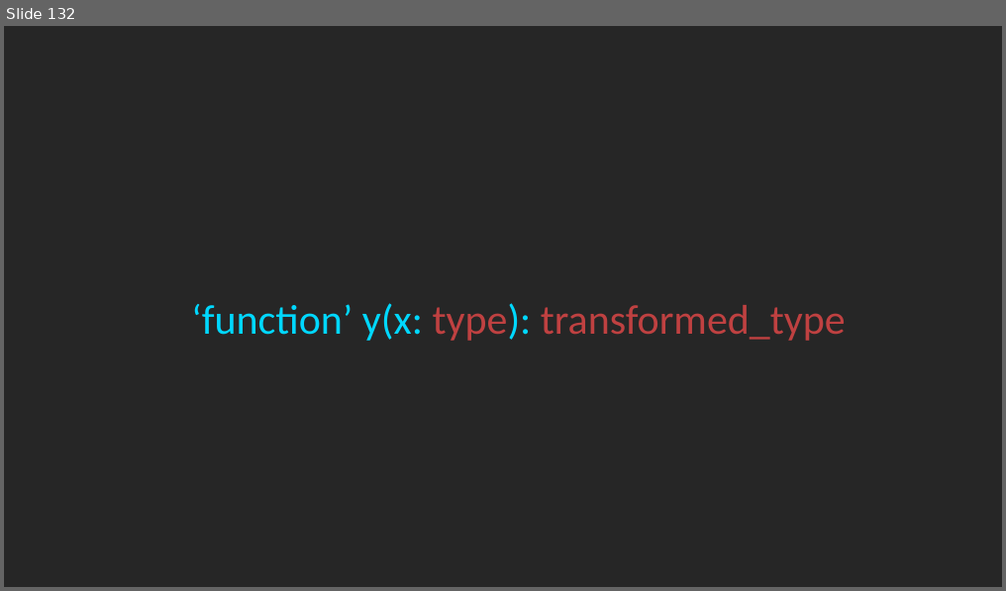
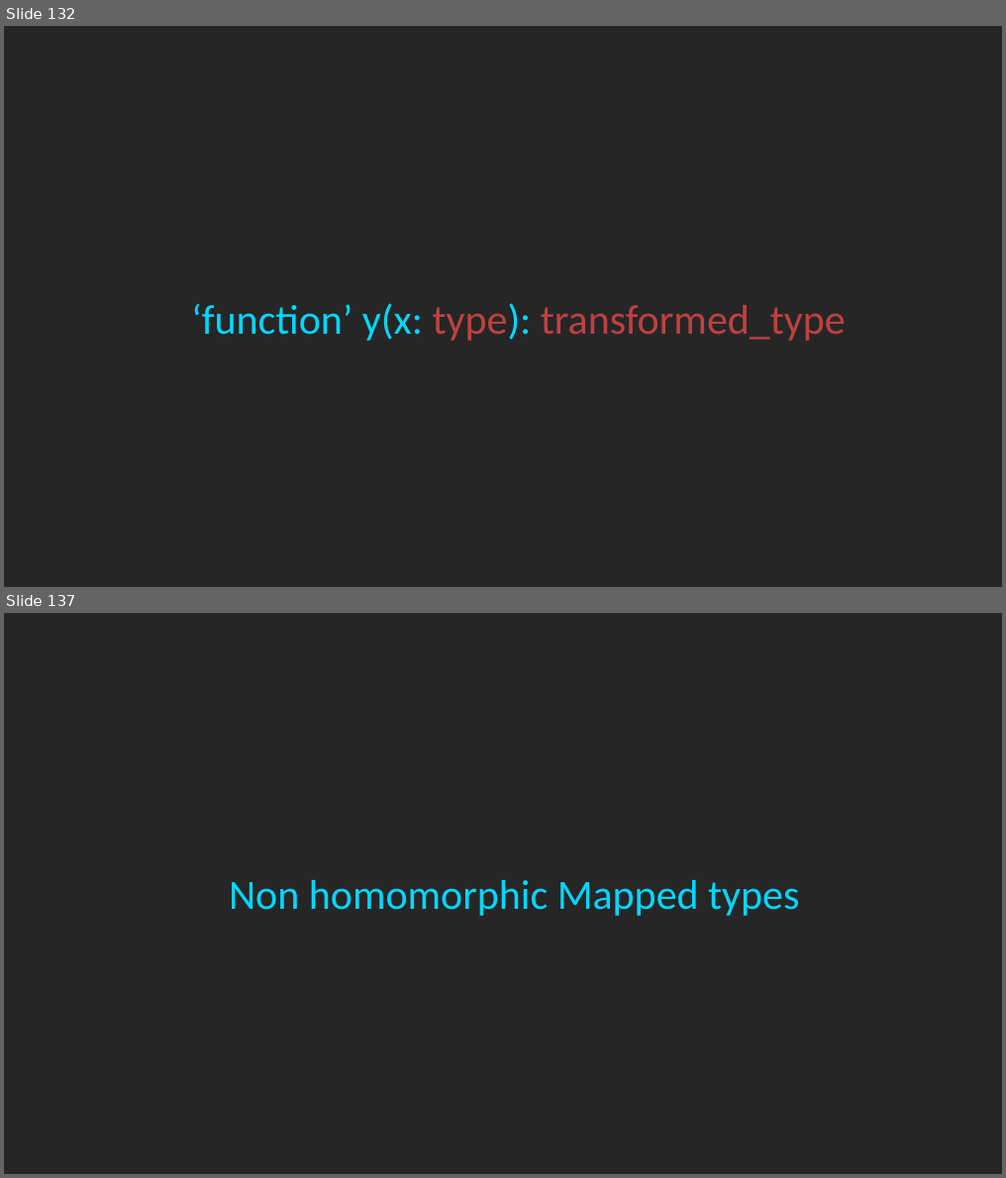
Before and after one commit to rkhaimov/ts-course, a slide deck: Course.pptx. Shown one above the other, each under a label of ours: slide 132 before the commit, slides 132 and 137 after it; the slides between them are not shown. The pictures are 1006x591 and 1006x1178 pixels, drawn with LibreOffice and Linux fonts; fonts in the diff are those of the drawing. Boxes give left, top, right and bottom in pixels: in the first picture for what was removed or moved away, otherwise in the second. Text is boxed around its words. In the diff, an @@ line names an element or a change of style, - is before the commit and + after.

```diff
--- a/Course.pptx
+++ b/Course.pptx
@@ slide 137 added at [4,613,1002,1174], background #262626 @@
@@ text added at [229,880,799,916], 40 pt, text #00D8FF @@
+Non homomorphic Mapped types
```
Also in this commit, not shown: 8 other slides added.
